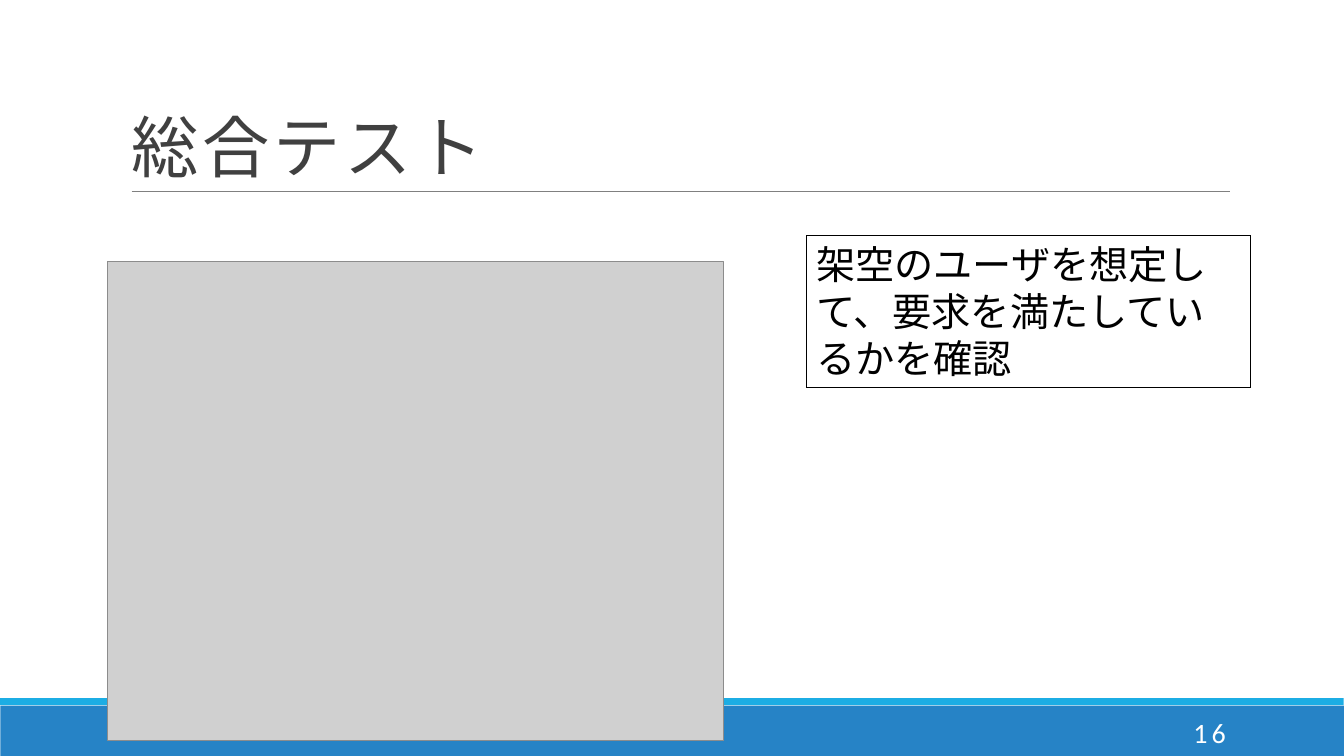
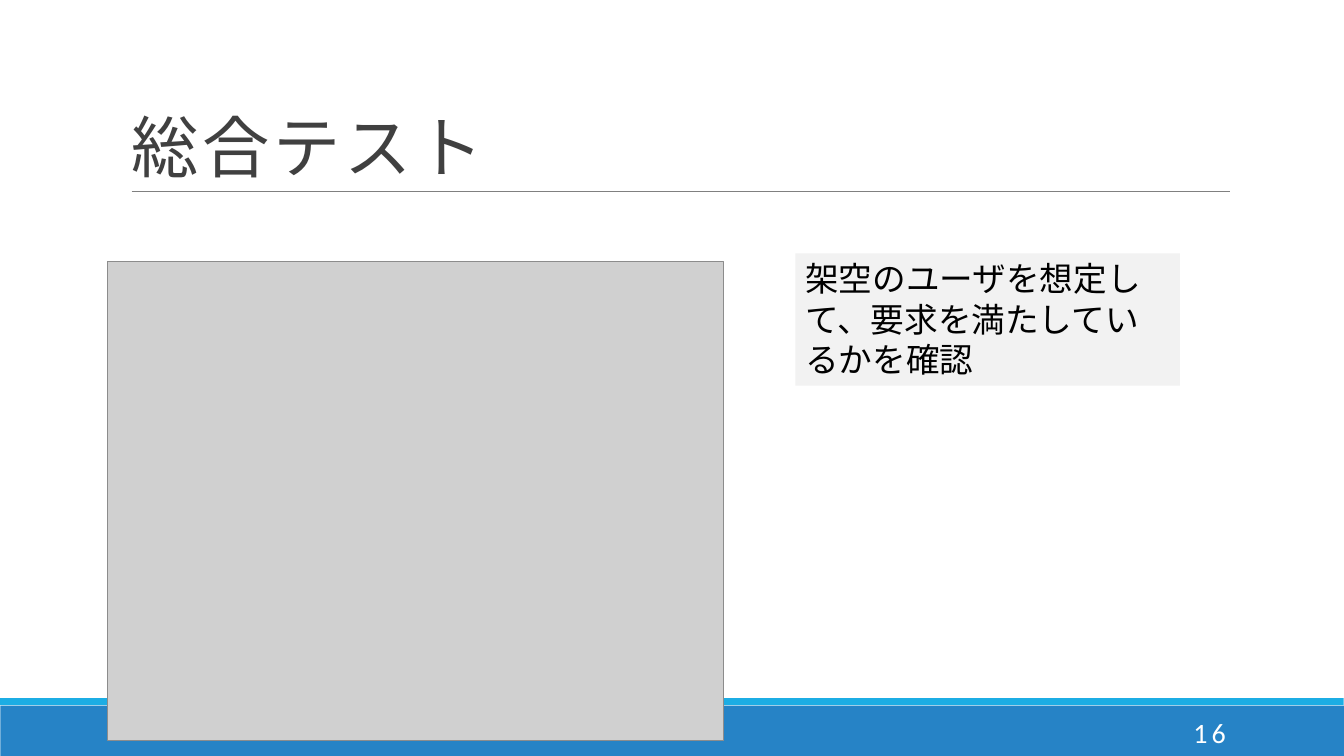
Before and after one commit to DJ956/YoloBarcodeReader, a slide deck: slide 17 of プレゼン/enpit_dan.pptx. Drawn at 1344x756 pixels with LibreOffice and Linux fonts; fonts in the diff are those of the drawing; grey boxes stand for pictures. Boxes give left, top, right and bottom in pixels: in the first picture for what was removed or moved away, otherwise in the second. Text is boxed around its words. In the diff, an @@ line names an element or a change of style, - is before the commit and + after.

```diff
--- a/プレゼン/enpit_dan.pptx
+++ b/プレゼン/enpit_dan.pptx
@@ rectangle "架空のユーザを想定して、要求を満たしているかを確認": place and size @@
-rectangle "架空のユーザを想定して、要求を満たしているかを確認" at [807,235,1250,387]
+rectangle "架空のユーザを想定して、要求を満たしているかを確認" at [796,253,1180,385]
@@ rectangle "架空のユーザを想定して、要求を満たしているかを確認" at [796,253,1180,385]: size 28 to 24 pt; fill none to #F2F2F2; outline #000000 0.75 pt to none @@
```
Also in this commit, not shown: 6 other slides changed, 1 other file.
